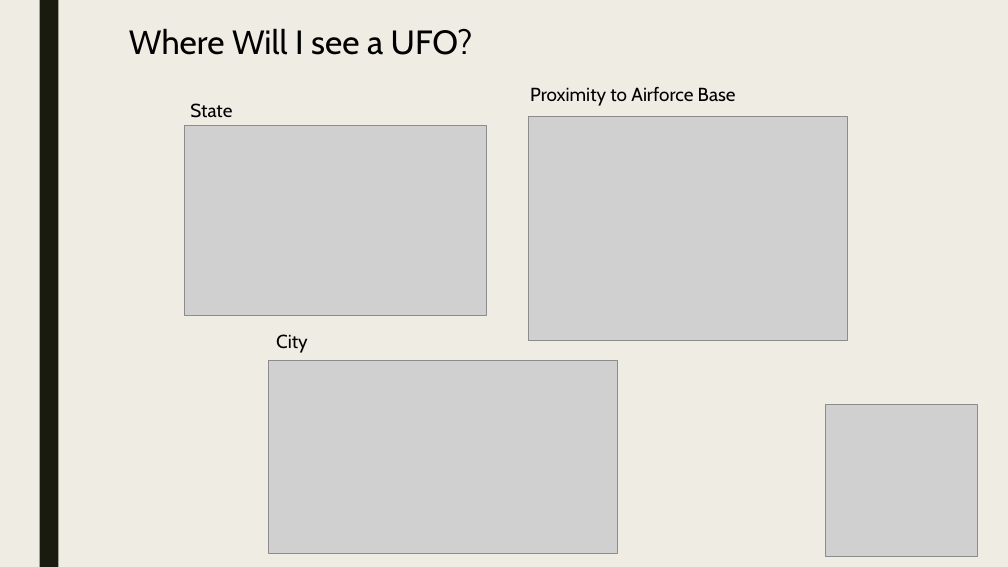
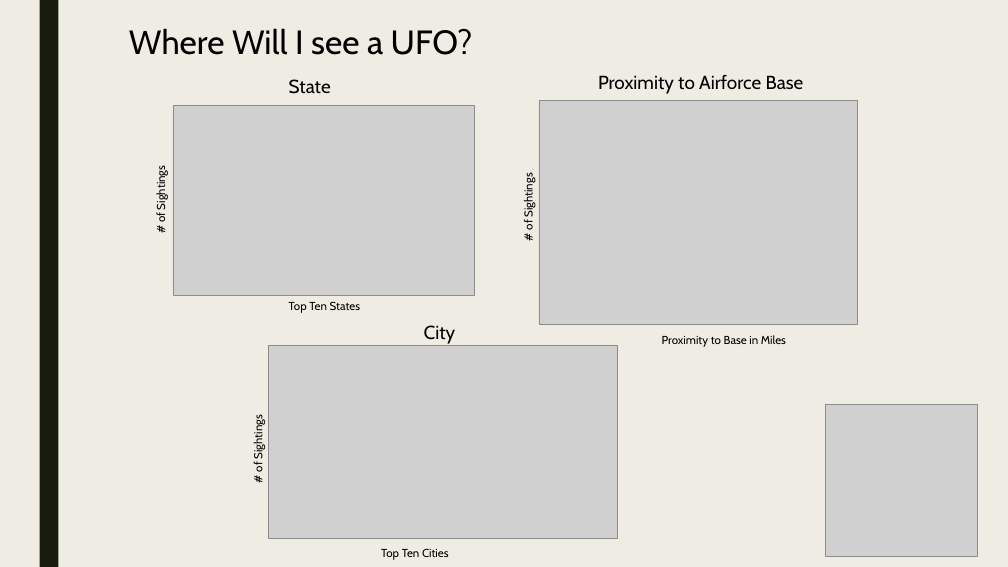
Before and after one commit to Preetikasri/UFO-Sightings-Analysis, a slide deck: slide 7 of ufo_presentation_v3.pptx. Drawn at 1008x567 pixels with LibreOffice and Linux fonts; fonts in the diff are those of the drawing; grey boxes stand for pictures. Boxes give left, top, right and bottom in pixels: in the first picture for what was removed or moved away, otherwise in the second. Text is boxed around its words. In the diff, an @@ line names an element or a change of style, - is before the commit and + after.

```diff
--- a/ufo_presentation_v3.pptx
+++ b/ufo_presentation_v3.pptx
@@ text "State": place and size @@
-text "State" at [190,103,232,118]
+text "State" at [289,79,331,94]
@@ text "Proximity to Airforce Base": place and size @@
-text "Proximity to Airforce Base" at [530,87,736,106]
+text "Proximity to Airforce Base" at [598,75,804,94]
@@ picture: place and size @@
-picture at [185,126,486,316]
+picture at [173,106,475,296]
@@ picture: place and size @@
-picture at [529,116,847,340]
+picture at [539,100,858,324]
@@ text added at [154,169,168,222], 11 pt, text #000000 @@
+# of Sightings
@@ text added at [521,177,535,230], 11 pt, text #000000 @@
+# of Sightings
@@ text added at [289,301,360,313], 11 pt, text #000000 @@
+Top Ten States
@@ text "City": place and size @@
-text "City" at [276,334,308,353]
+text "City" at [424,325,456,344]
@@ picture: place and size @@
-picture at [269,361,618,554]
+picture at [269,345,618,538]
@@ text added at [662,335,786,347], 11 pt, text #000000 @@
+Proximity to Base in Miles
@@ text added at [251,419,265,472], 11 pt, text #000000 @@
+# of Sightings
@@ text added at [381,548,449,560], 11 pt, text #000000 @@
+Top Ten Cities
```
Also in this commit, not shown: 4 other slides changed, 1 slide added, 1 slide removed.
